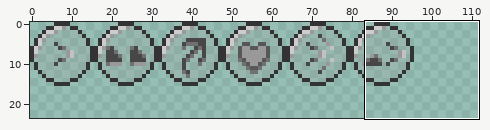
Pixel-art file -- Assets/Sprites/Ability Sprites.aseprite. Above, an overview of the earlier version with the close-up marked.
Close-up. As it was:
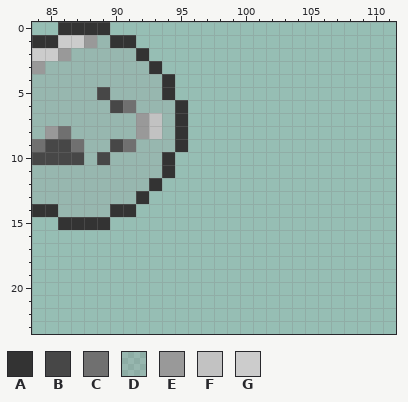
112x32 pixels, 1 frame. Shown: x 84..111, y 0..23. The wide view leaves out empty margins.
Visible layers, top first: "Orbs", "Abilities/Dash on Kill", "Abilities/Double Dash", "Abilities/Health", "Abilities/Hookshot", "Abilities/Super Jump", "Abilities/Dash".
Palette (. is transparent): A #333333  B #474747  C #707070  D #99999933  E #999999  F #c2c2c2  G #cccccc
Pixels before, first column x 84:
 0 ..AAAA......
 1 AAGGEDAA....
 2 GGEDDDDDA...
 3 EDDDDDDDDA..
 4 DDDDDDDDDDA.
 5 DDDDDBDDDDA.
 6 DDDDDDBCDDDA
 7 DDDDDDDDEFDA
 8 DECDDDDDEFDA
 9 CBBCDDBCDDDA
10 BBBBDBDDDDA.
11 DDDDDDDDDDA.
12 DDDDDDDDDA..
13 DDDDDDDDA...
14 AADDDDAA....
15 ..AAAA......
After:
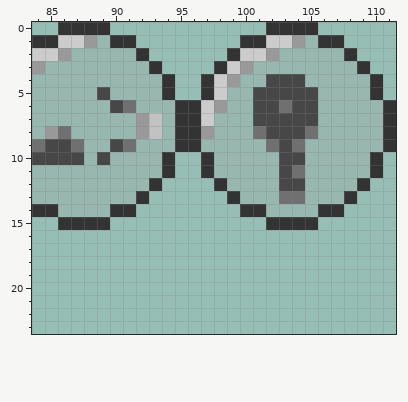
Difference:
layer "Abilities/Key" added
Changed rows in their new state; - is an unchanged pixel.
Layer "Orbs":
first column x 96:
 0 ------AAAA------
 1 ----AAGGEDAA----
 2 ---AGGEDDDDDA---
 3 --AGEDDDDDDDDA--
 4 -AGEDDBBBDDDDDA-
 5 -AGDDBBBBBDDDDA-
 6 AGEDDBBCBBDDDDDA
 7 AGDDDBBBBBDDDDDA
 8 AEDDDCBBBCDDDDDA
 9 ADDDDDCBCDDDDDDA
10 -ADDDDDBBDDDDDA-
11 -ADDDDDBCDDDDDA-
12 --ADDDDBBDDDDA--
13 ---ADDDCCDDDA---
14 ----AADDDDAA----
15 ------AAAA------
Pixel boxes of the changes (left, top, right, bottom) in both close-ups:
added: (188, 22, 396, 230)
